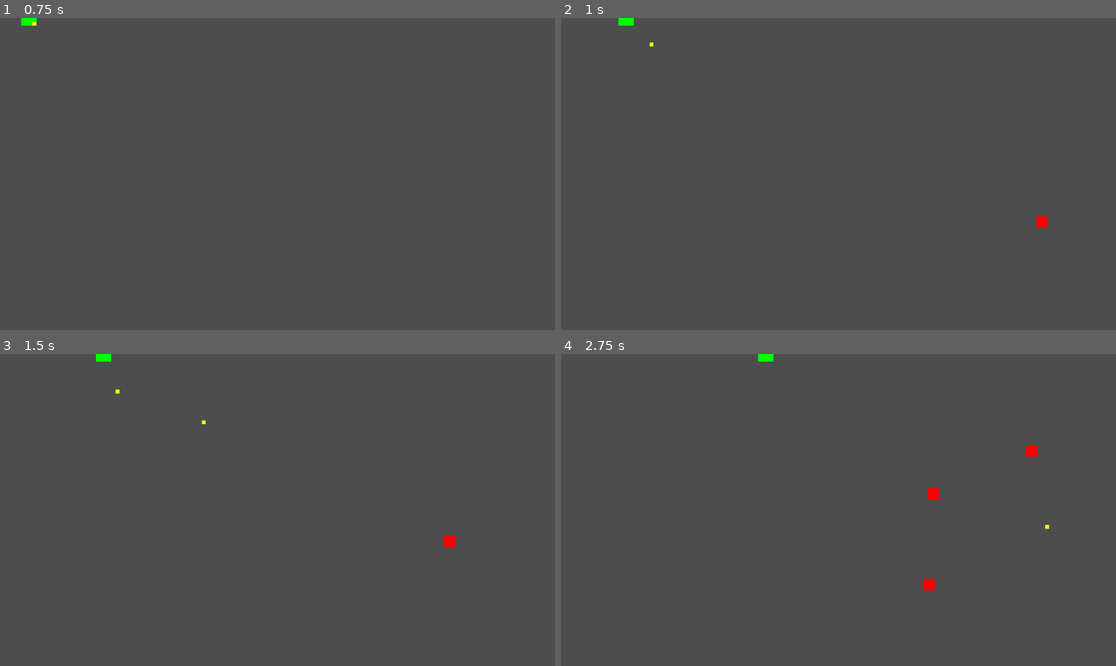
Above: before the commit, frames 1-4 (two rows, left to right).
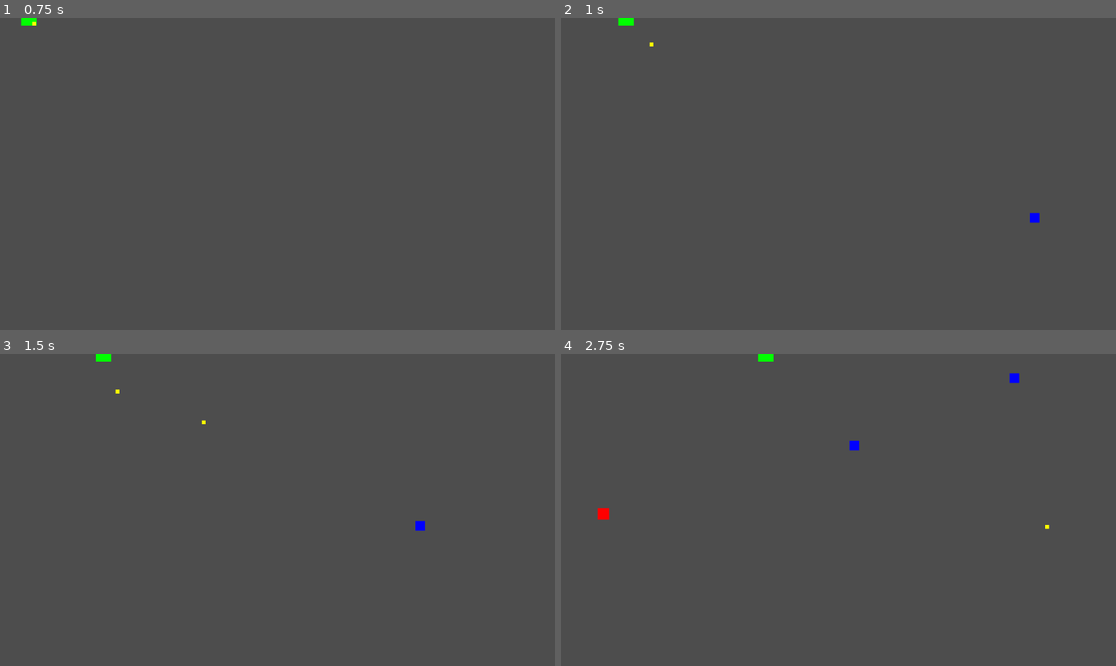
Above: after the commit, the same moments.

Repository: zaamold/Polygon-Protocol
Game: Godot game, scene res://scenes/main.tscn
The game is run twice, just before and just after one commit, with the same random seed, the same clock (stepped at 60 frames per second) and the same inputs. The project has no main scene, so this scene is started directly.
Inputs (mouse positions are in pixels of both pictures, inside the frame that each line leads up to):
- Up to frame 1 (0.75 s): tap Enter at 0.5 s; move the mouse to (399, 158) at 0.52 s; hold Right (ui_right) from 0.53 s (still down); click (399, 158) at 0.67 s
- Up to frame 2 (1 s): keep holding Right (ui_right)
- Up to frame 3 (1.5 s): release Right (ui_right) at 1.25 s; drag from (166, 525) to (149, 403) at 1.27 s
- Up to frame 4 (2.75 s): move the mouse to (894, 441) at 2.02 s; hold Right (ui_right) from 2.03 s (still down)

Frame 1 is identical in both runs. In frame 2, 0.1% of the frame differs, in the area x 84-88%, y 62-68%; in frame 3, 0.1%; in frame 4, 0.5%, in the area x 6-86%, y 6-76%.

Commit message:
feat: add second enemy type with distinct speed
FastEnemy moves at 250 speed vs base Enemy at 150 speed.
Wave manager randomly selects between both types per spawn.
FastEnemy visual is blue (20×20) vs red Enemy (24×24).

Verified: Both types spawn in same wave with distinct speeds.

Diff:
--- /dev/null
+++ b/scenes/enemy_fast.tscn
@@ -0,0 +1,25 @@
+[gd_scene format=3 uid="uid://c7lujqy7l5a4x"]
+
+[ext_resource type="Script" uid="uid://rb42cccfgs6h" path="res://scripts/enemy_fast.gd" id="1_na3cw"]
+
+[sub_resource type="CircleShape2D" id="CircleShape2D_00nrq"]
+
+[node name="FastEnemy" type="CharacterBody2D" unique_id=987825337]
+script = ExtResource("1_na3cw")
+
+[node name="Visual" type="ColorRect" parent="." unique_id=1733909555]
+anchors_preset = 8
+anchor_left = 0.5
+anchor_top = 0.5
+anchor_right = 0.5
+anchor_bottom = 0.5
+offset_left = -10.0
+offset_top = -10.0
+offset_right = 10.0
+offset_bottom = 10.0
+color = Color(0, 0, 1, 1)
+
+[node name="HitBox" type="Area2D" parent="." unique_id=2133336184]
+
+[node name="CollisionShape2D" type="CollisionShape2D" parent="HitBox" unique_id=585308789]
+shape = SubResource("CircleShape2D_00nrq")
--- /dev/null
+++ b/scripts/enemy_fast.gd
@@ -0,0 +1,34 @@
+extends CharacterBody2D
+
+@export var speed: float = 250.0  # Faster than base enemy (150)
+@export var lifetime: float = 15.0
+
+var player: CharacterBody2D
+var elapsed: float = 0.0
+
+func _ready() -> void:
+	player = get_parent().get_node("Player")
+	if player:
+		print("FastEnemy spawned at ", position, " (speed: ", speed, ")")
+	else:
+		print("ERROR: FastEnemy could not find Player node")
+
+func _physics_process(delta: float) -> void:
+	elapsed += delta
+
+	# Self-destruct after lifetime (for testing/wave progression)
+	if elapsed > lifetime:
+		print("FastEnemy self-destructed after lifetime")
+		queue_free()
+		return
+
+	if not player:
+		return
+
+	var direction = (player.global_position - global_position).normalized()
+	velocity = direction * speed
+	position += velocity * delta
+
+	# Clamp to arena bounds
+	position.x = clamp(position.x, 0, 1024)
+	position.y = clamp(position.y, 0, 600)
--- a/scripts/wave_manager.gd
+++ b/scripts/wave_manager.gd
@@ -1,6 +1,7 @@
 extends Node
 
 @export var enemy_scene: PackedScene = preload("res://scenes/enemy.tscn")
+@export var enemy_fast_scene: PackedScene = preload("res://scenes/enemy_fast.tscn")
 @export var arena_width: float = 1024.0
 @export var arena_height: float = 600.0
 @export var spawn_delay: float = 0.8
@@ -56,7 +57,11 @@
 		3:  # left
 			spawn_pos = Vector2(-offset, randf_range(0, arena_height))
 
-	var enemy = enemy_scene.instantiate()
+	# Randomly choose enemy type
+	var enemy_type = randi() % 2
+	var scene = enemy_fast_scene if enemy_type == 0 else enemy_scene
+
+	var enemy = scene.instantiate()
 	enemy.global_position = spawn_pos
 	enemy.player = player
 	get_parent().add_child(enemy)
@@ -67,6 +72,6 @@
 func get_enemy_count() -> int:
 	var count = 0
 	for child in get_parent().get_children():
-		if child.name.begins_with("Enemy"):
+		if child.name.begins_with("Enemy") or child.name.begins_with("FastEnemy"):
 			count += 1
 	return count
Not shown, added: scripts/enemy_fast.gd.uid
